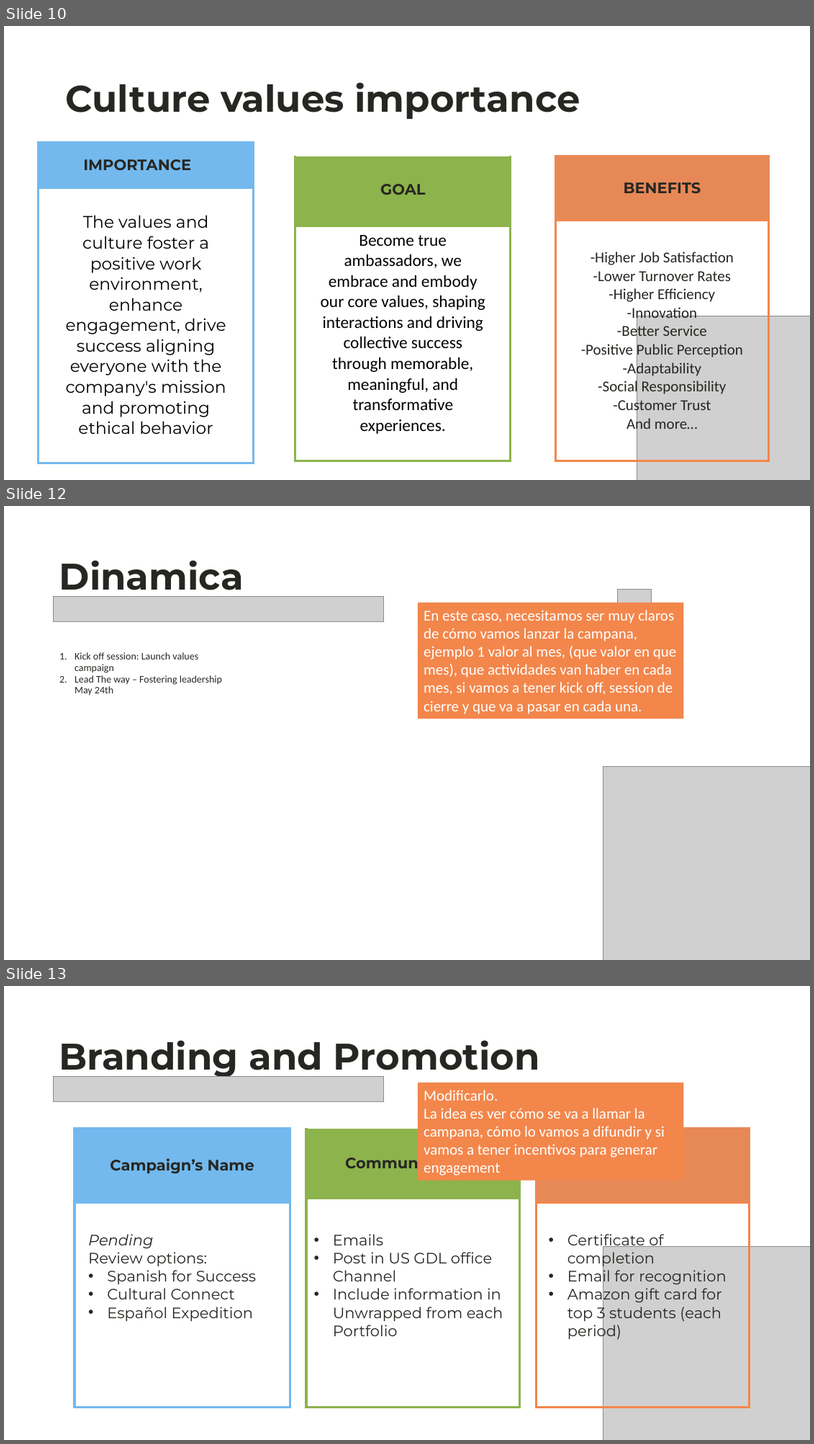
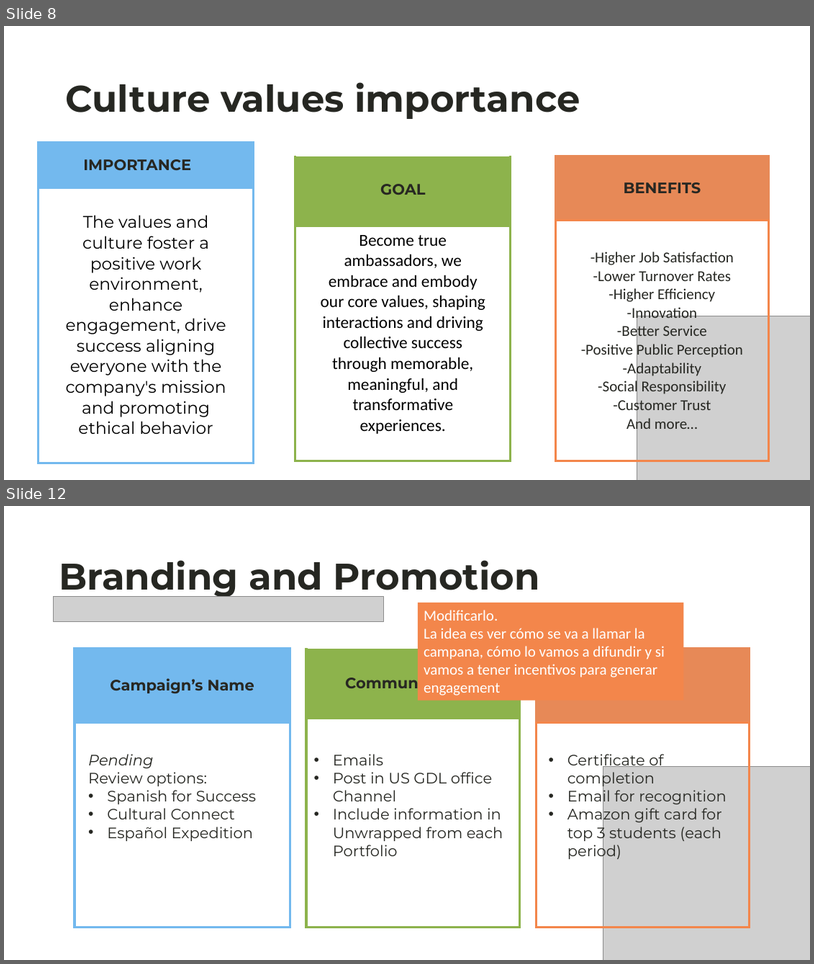
Before and after one commit to luis-92/Training, a slide deck: ValueCamp2025/Values2025_OnePager&BusinessCase - Copy.pptx. Shown one above the other, each under a label of ours: slides 10, 12 and 13 before the commit, slides 8 and 12 after it; the slides between them are not shown. The pictures are 814x1444 and 814x964 pixels, drawn with LibreOffice and Linux fonts; fonts in the diff are those of the drawing; grey boxes stand for pictures. Boxes give left, top, right and bottom in pixels: in the first picture for what was removed or moved away, otherwise in the second. Text is boxed around its words. In the diff, an @@ line names an element or a change of style, - is before the commit and + after.

```diff
--- a/ValueCamp2025/Values2025_OnePager&BusinessCase - Copy.pptx
+++ b/ValueCamp2025/Values2025_OnePager&BusinessCase - Copy.pptx
@@ slide 12 removed at (4,506,810,960), background #FFFFFF @@
@@ title removed at (59,560,244,598) @@
-Dinamica
@@ picture removed at (618,589,652,628) @@
@@ picture removed at (53,597,383,621) @@
@@ rectangle removed at (418,602,684,718) @@
-En este caso, necesitamos ser muy claros de cómo vamos lanzar la campana, ejemplo 1 valor al mes, (que valor en que mes), que actividades van haber en cada mes, si vamos a tener kick off, session de cierre y que va a pasar en cada una.
@@ text removed at (653,610,725,630) @@
-Thursday, May 22nd
@@ text removed at (655,602,712,609) @@
-Kick-off
@@ text removed at (75,652,222,695) @@
-1. Kick off session: Launch values campaign
-2. Lead The way – Fostering leadership May 24th
@@ picture removed at (604,767,810,960) @@
@@ what was slide 10 is now slide 8 @@
@@ what was slide 13 is now slide 12 @@
```
Also in this commit, not shown: 2 slides changed, 4 slides added, 6 other slides removed.
